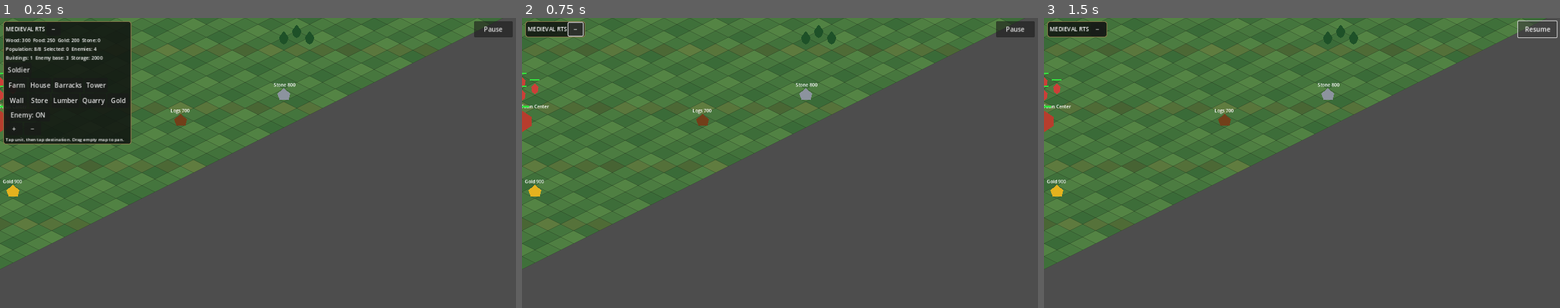
Above: before the commit, frames 1-3 (left to right).
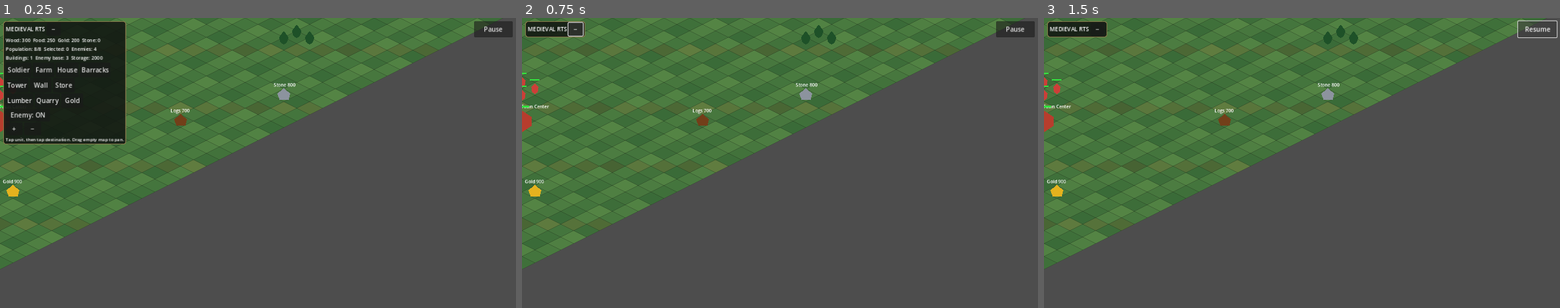
Above: after the commit, the same moments.

Repository: noub1234567-cmd/Medieval-RTS-Mobile
Game: Godot game, scene res://scenes/main.tscn
Same seed, same stepped clock (60 frames per second), same inputs: the game is played once before the commit and once after it.
Inputs:
- Up to frame 1 (0.25 s): no input
- Up to frame 2 (0.75 s): click "−" at 0.5 s
- Up to frame 3 (1.5 s): click "Pause" at 1.25 s

The runs differ from the first frame. In frame 1, 1.1% of the frame differs, in the area x 1-26%, y 1-44%; in frame 2, nothing differs; in frame 3, nothing differs.

Commit message:
Balance building buttons across three compact rows

Diff:
--- a/scripts/game.gd
+++ b/scripts/game.gd
@@ -504,7 +504,7 @@
 		b.text=building_name
 		b.custom_minimum_size=Vector2(54,36)
 		b.pressed.connect(func(): begin_placement("Guard Tower" if building_name=="Tower" else "Warehouse" if building_name=="Store" else "Lumber Mill" if building_name=="Lumber" else "Gold Mine" if building_name=="Gold" else building_name))
-		building_rows[1 if i<4 else 2].add_child(b)
+		building_rows[0 if i<3 else 1 if i<6 else 2].add_child(b)
 	var enemy_row:=HBoxContainer.new()
 	v.add_child(enemy_row)
 	enemy_toggle_button=Button.new()
